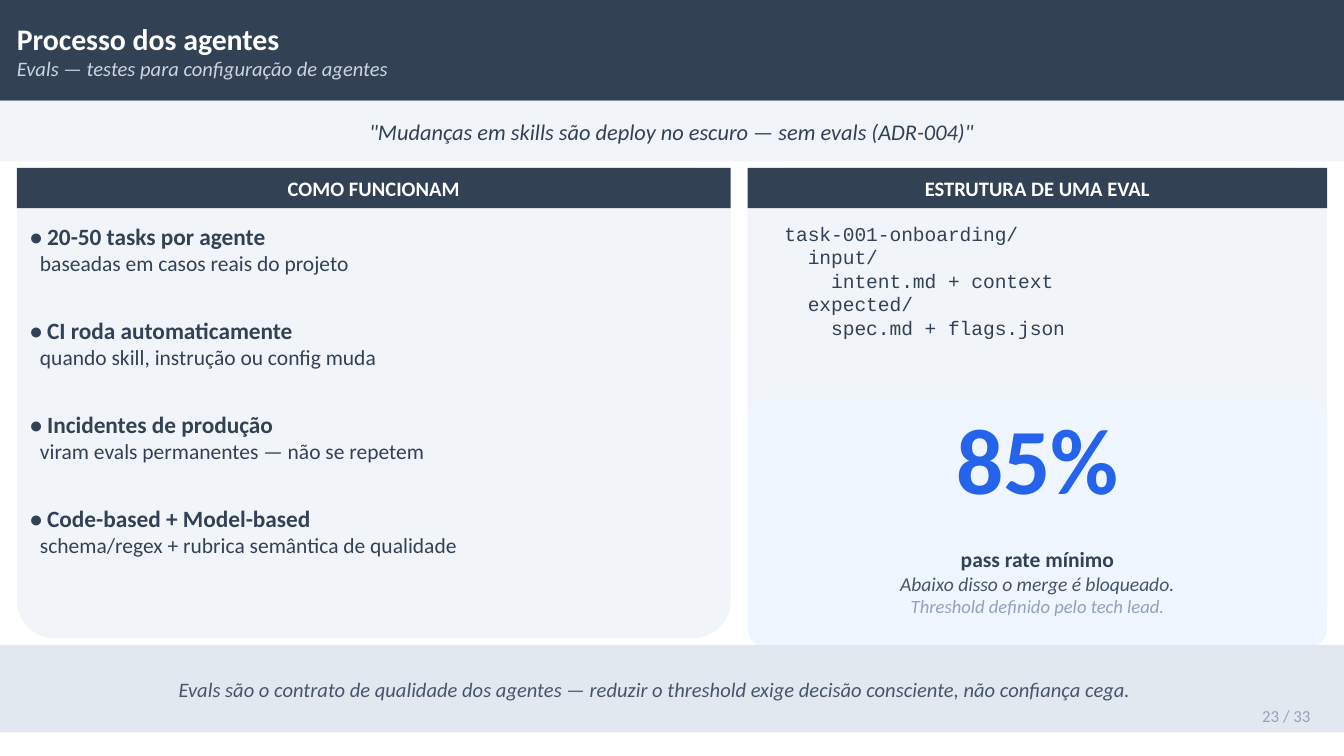
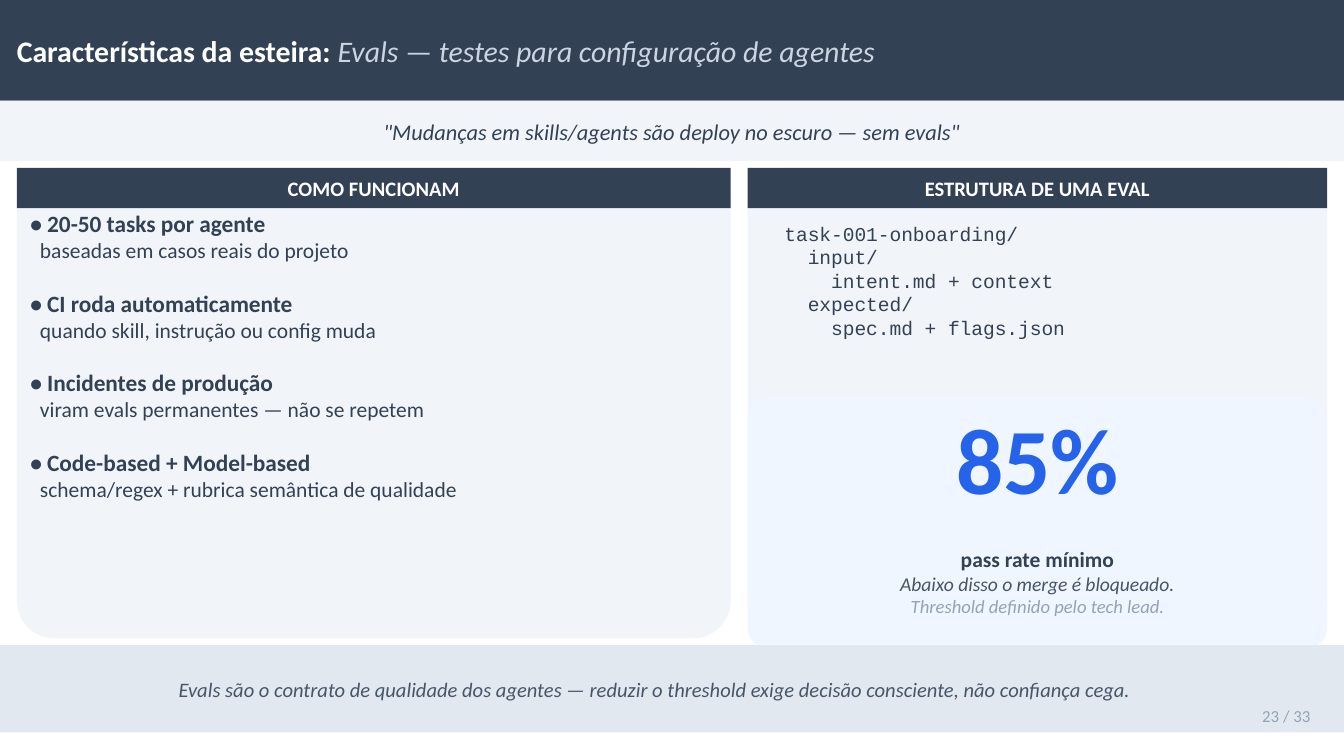
Before and after one commit to jpsslink/sdlc-agentico, a slide deck: slide 23 of esteira-agentica-pitch.pptx. Drawn at 1344x756 pixels with LibreOffice and Linux fonts; fonts in the diff are those of the drawing. Boxes give left, top, right and bottom in pixels: in the first picture for what was removed or moved away, otherwise in the second. Text is boxed around its words. In the diff, an @@ line names an element or a change of style, - is before the commit and + after.

```diff
--- a/esteira-agentica-pitch.pptx
+++ b/esteira-agentica-pitch.pptx
@@ text at [17, 41, 874, 67]: text changed; size 11 to 16 pt @@
-Processo dos agentes
-Evals — testes para configuração de agentes
+Características da esteira: Evals — testes para configuração de agentes
@@ text at [383, 124, 960, 144]: text changed @@
-"Mudanças em skills são deploy no escuro — sem evals (ADR-004)"
+"Mudanças em skills/agents são deploy no escuro — sem evals"
@@ text "• 20-50 tasks por agente" rewrapped from [40, 228, 456, 557] to [40, 215, 456, 501] @@
```
Also in this commit, not shown: 30 other slides changed, 1 other file.
